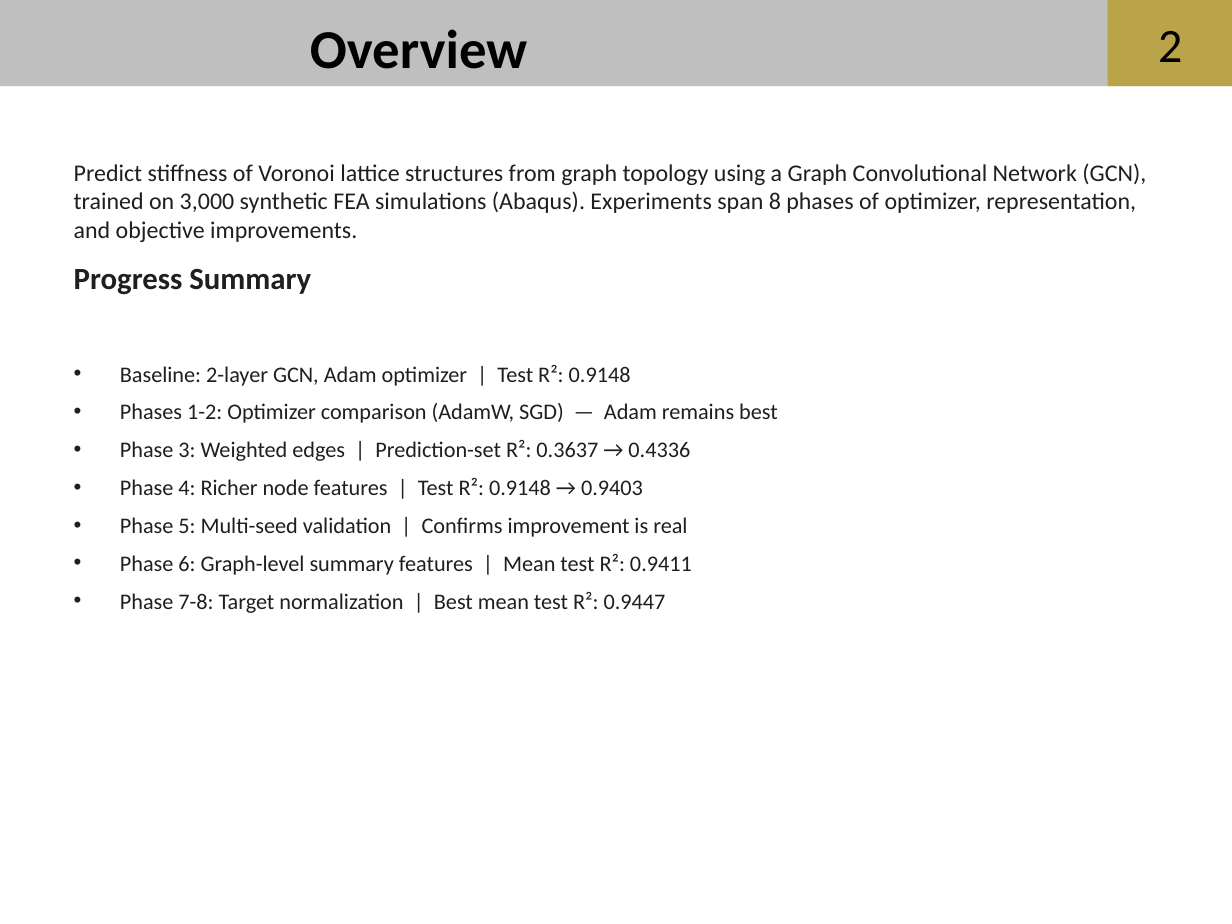
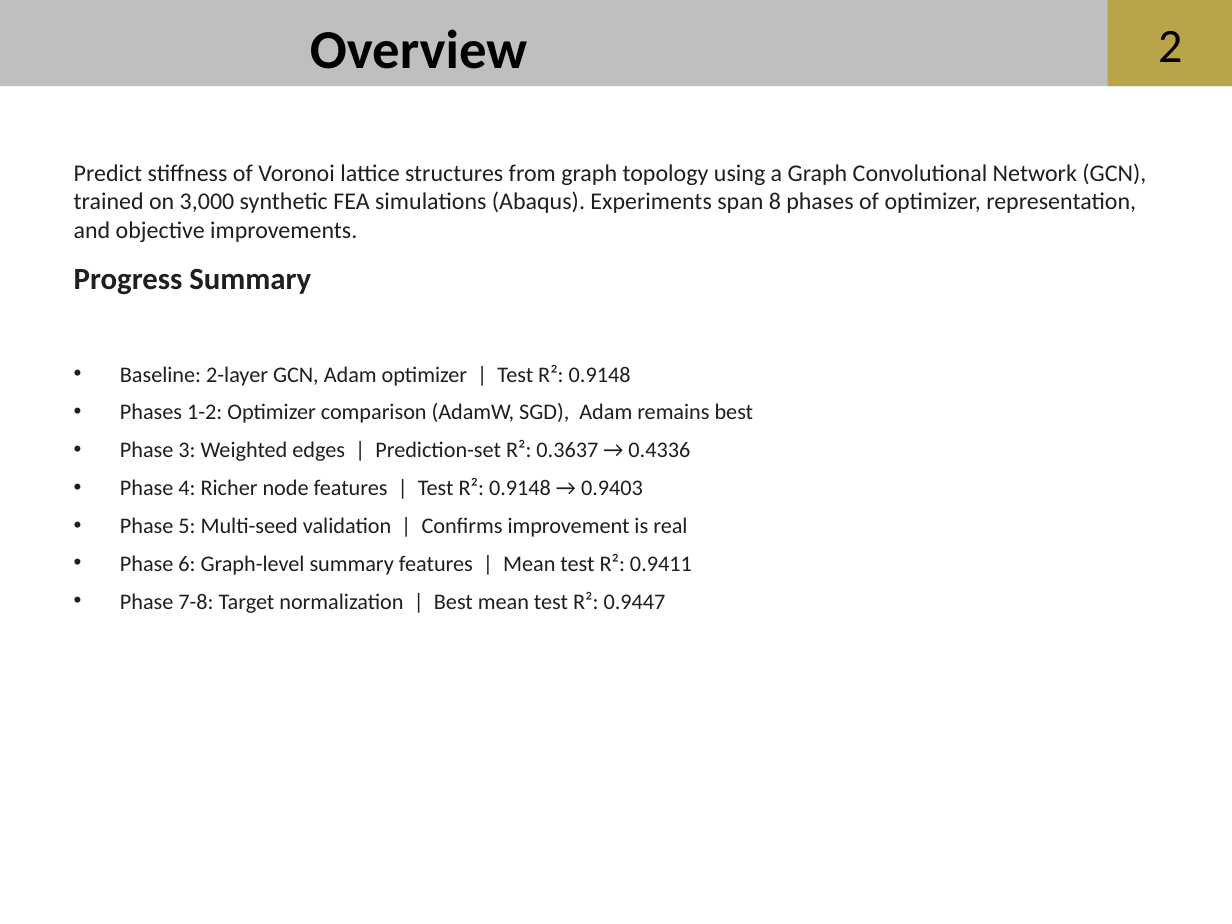
Before and after one commit to aadams2006/NSF-REU-Summer-26, a slide deck: slide 2 of docs/reference_materials/powerpoints/draft pres.pptx. Drawn at 1232x924 pixels with LibreOffice and Linux fonts; fonts in the diff are those of the drawing; background and template pictures are left out. Boxes give left, top, right and bottom in pixels: in the first picture for what was removed or moved away, otherwise in the second. Text is boxed around its words. In the diff, an @@ line names an element or a change of style, - is before the commit and + after.

```diff
--- a/docs/reference_materials/powerpoints/draft pres.pptx
+++ b/docs/reference_materials/powerpoints/draft pres.pptx
@@ text at (120, 403, 754, 423): text changed @@
-• Phases 1-2: Optimizer comparison (AdamW, SGD) — Adam remains best
+• Phases 1-2: Optimizer comparison (AdamW, SGD), Adam remains best
```
Also in this commit, not shown: 1 other slide changed, 1 other file.
